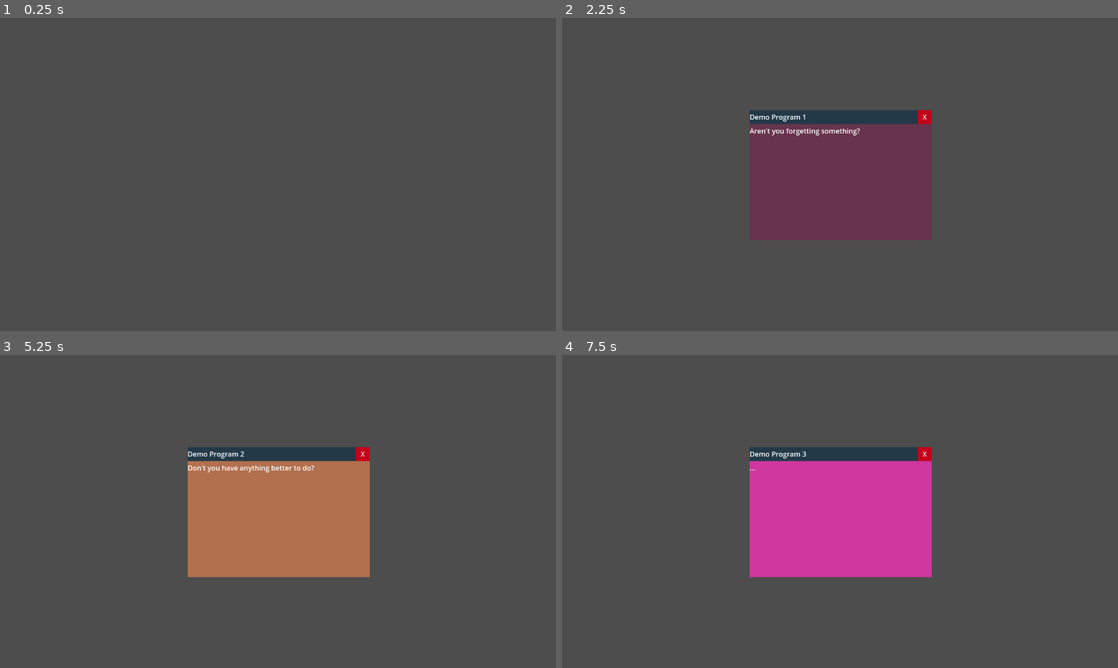
Above: before the commit, frames 1-4 (two rows, left to right).
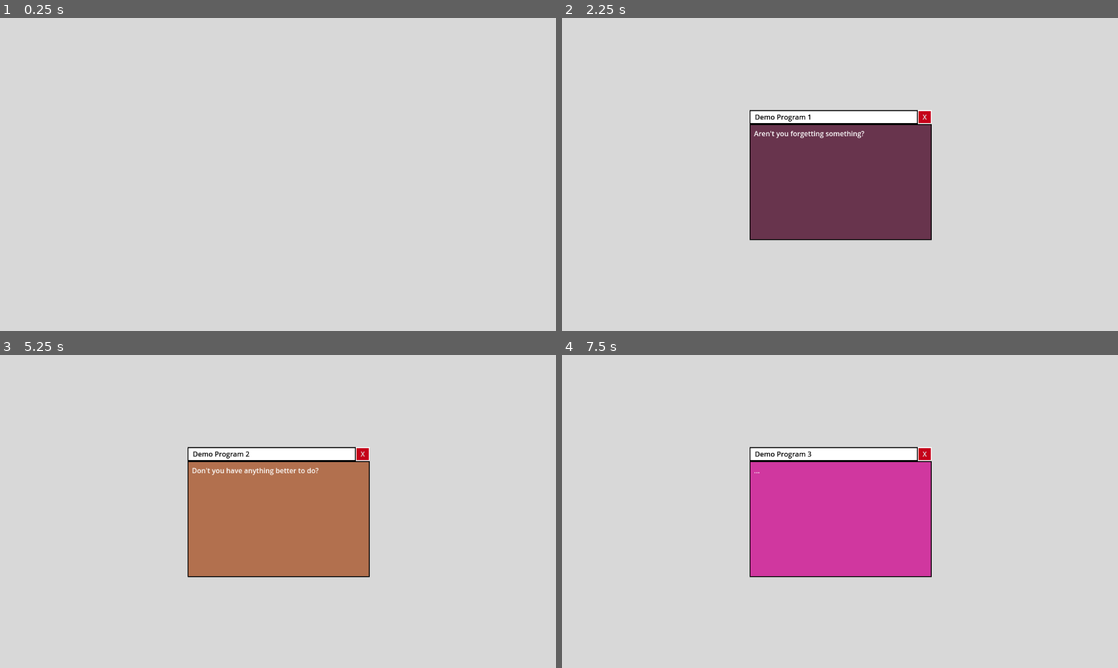
Above: after the commit, the same moments.

Repository: MunnChai/GMTKGameJam2025
Game: Godot game, scene res://desktop/desktop.tscn
Same seed, same stepped clock (60 frames per second), same inputs: the game is played once before the commit and once after it. The project has no main scene, so this scene is started directly.
Inputs (mouse positions are in pixels of both pictures, inside the frame that each line leads up to):
- Up to frame 1 (0.25 s): no input
- Up to frame 2 (2.25 s): tap Enter at 0.5, 2 s; move the mouse to (962, 158) at 0.52 s; press the mouse at (962, 158) at 0.53 s; tap Space at 1.25 s; move the mouse to (728, 190) at 1.27 s; release the mouse at (728, 190) at 1.28 s; click (728, 190) at 1.35 s; move the mouse to (895, 105) at 2.02 s; hold Right mouse button (rmb) from 2.03 s (still down)
- Up to frame 3 (5.25 s): click (333, 442) at 2.3 s; release Right mouse button (rmb) at 2.75 s; click "X" at 2.75 s; tap Space at 3.5, 5 s; move the mouse to (250, 574) at 3.52 s; click (250, 574) at 3.6 s; tap Enter at 4.25 s; move the mouse to (444, 558) at 4.27 s; press the mouse at (444, 558) at 4.28 s; move the mouse to (111, 464) at 5.02 s; release the mouse at (111, 464) at 5.03 s; right-click (111, 464) at 5.1 s
- Up to frame 4 (7.5 s): click (673, 464) at 5.3 s; move the mouse to (867, 511) at 5.77 s; press the mouse at (867, 511) at 5.78 s; move the mouse to (756, 433) at 6.52 s; release the mouse at (756, 433) at 6.53 s; click (756, 433) at 6.6 s; move the mouse to (962, 495) at 7.27 s; hold Right mouse button (rmb) from 7.28 s (still down)

The runs differ from the first frame. In frame 1, 100% of the frame differs, in the area x 0-100%, y 0-100%; in frame 2, 88%; in frame 3, 88%; in frame 4, 88%.

Commit message:
Fix bugs, add close animation

Diff:
--- a/game/gmtkgamejam2025/desktop/desktop.gd
+++ b/game/gmtkgamejam2025/desktop/desktop.gd
@@ -62,6 +62,8 @@
 func open_window(window: DesktopWindow) -> bool:
 	if has_window(window):
 		return false ## Don't open the same window twice!
+	if window.is_closing:
+		return false ## Don't reopen a closing window!
 	windows.push_front(window) ## Open at the front
 	window.open_self()
 
@@ -75,6 +77,8 @@
 ## If it is not already open, opens it instead of bringing it forward
 ## Shifts every other window back
 func bring_to_front(window: DesktopWindow) -> void:
+	if window.is_closing:
+		return
 	if not has_window(window):
 		open_window(window) ## Not open, just open...
 		return
@@ -92,7 +96,7 @@
 ## Windows in front are unaffected
 ## Windows behind are shifted forward
 func close_window(window: DesktopWindow) -> void:
-	if not has_window(window):
+	if not has_window(window) or window.is_closing:
 		return
 	var index = get_index_of_window(window)
 	windows.erase(window)
@@ -132,12 +136,14 @@
 func _shift_windows_back(front_index: int = 0) -> void:
 	## Push every other window back, after the front index
 	for i in range(front_index + 1, windows.size()):
-		windows[i].shift_self_back(i)
+		if not windows[i].is_closing:
+			windows[i].shift_self_back(i)
 
 ## Shifts every window behind the front window forward, by updating with new index
 func _shift_windows_forward(front_index: int = 0) -> void:
 	## Push every other window back, after the front index
 	for i in range(front_index + 1, windows.size()):
-		windows[i].shift_self_forward(i)
+		if not windows[i].is_closing:
+			windows[i].shift_self_forward(i)
 
 #endregion
--- a/game/gmtkgamejam2025/desktop/desktop.tscn
+++ b/game/gmtkgamejam2025/desktop/desktop.tscn
@@ -9,6 +9,21 @@
 &"hello_world": ExtResource("2_87qqj")
 })
 
+[node name="DesktopBg" type="ColorRect" parent="."]
+anchors_preset = 8
+anchor_left = 0.5
+anchor_top = 0.5
+anchor_right = 0.5
+anchor_bottom = 0.5
+offset_left = -2500.0
+offset_top = -2500.0
+offset_right = 2500.0
+offset_bottom = 2500.0
+grow_horizontal = 2
+grow_vertical = 2
+mouse_filter = 2
+color = Color(0.845329, 0.845329, 0.845329, 1)
+
 [node name="Camera2D" type="Camera2D" parent="."]
 
 [node name="Windows" type="Node2D" parent="."]
--- a/game/gmtkgamejam2025/desktop/window/desktop_window.gd
+++ b/game/gmtkgamejam2025/desktop/window/desktop_window.gd
@@ -34,6 +34,8 @@
 ## 0 being highest, larger numbers being further back
 var window_index := 0
 var is_active := false
+var is_closing := false
+var all_clear_for_queue_free := false
 
 var mouse_hovered := false # Hovered over anywhere on the window?
 var drag_hovered := false # Hovered over drag bar?
@@ -55,18 +57,26 @@
 	else:
 		print("WARNING! Creating a window without an initial window bar, is this intentional?")
 
-## @Abstract
+## @ABSTRACT
 ## Function called when a program window is "executed" via the desktop
 ## Override to supply your own startup behaviour
 func boot(args: Dictionary = {}) -> void:
 	pass
 
+## @ABSTRACT
+## Function called when a program window is marked for closing
+## Override to supply your own shutdown behaviour
+func close() -> void:
+	while not all_clear_for_queue_free:
+		await get_tree().process_frame
+	queue_free()
+
 func _process(delta: float) -> void:
 	position = MathUtil.decay(position, target_pos, 64.0, delta)
 	constrain_to_viewport()
 
 func _on_close_pressed() -> void:
-	if Desktop.is_instanced():
+	if Desktop.is_instanced() and not is_closing:
 		Desktop.instance.close_window(self)
 
 func _on_mouse_entered() -> void:
@@ -74,6 +84,7 @@
 func _on_mouse_exited() -> void:
 	mouse_hovered = false
 
+## When input is recieved for this window...
 func _input(event: InputEvent) -> void:
 	handle_drag_input(event)
 
@@ -87,6 +98,9 @@
 	drag_hovered = false
 
 func handle_drag_input(event: InputEvent) -> void:
+	if is_closing:
+		return
+
 	## DRAG LOGIC
 	if event.is_action_pressed(&"lmb") and drag_hovered:
 		is_dragging = true
@@ -177,9 +191,10 @@
 func close_self() -> void:
 	## CLOSE THIS WINDOW
 	is_active = false
-	closed.emit()
-
-	## TODO: Closing animation
-	queue_free()
+	is_closing = true
+	all_clear_for_queue_free = true
+	closed.emit() # NOTE: Some things from the signal may change all_clear_for_queue_free
+
+	close()
 
 #endregion
--- a/game/gmtkgamejam2025/desktop/window/juice_pivot/juice_pivot.gd
+++ b/game/gmtkgamejam2025/desktop/window/juice_pivot/juice_pivot.gd
@@ -38,7 +38,10 @@
 	#TweenUtil.pop_delta(%CentralPivot, Vector2(0.1, 0.1))
 	pass
 func _on_closed() -> void:
-	TweenUtil.pop_delta(self, Vector2(0.1, 0.1))
+	window.all_clear_for_queue_free = false
+	var tween := TweenUtil.scale_to(self, Vector2.ZERO, 0.15)
+	await tween.finished
+	window.all_clear_for_queue_free = true
 
 func _on_drag() -> void:
 	TweenUtil.scale_to(self, Vector2(1.05, 1.05), 0.1)
--- a/game/gmtkgamejam2025/desktop/window/test_window/test_window.gd
+++ b/game/gmtkgamejam2025/desktop/window/test_window/test_window.gd
@@ -18,8 +18,6 @@
 
 func _ready() -> void:
 	super._ready()
-
-
 
 ## @OVERRIDE
 func boot(args: Dictionary = {}) -> void:
--- a/game/gmtkgamejam2025/desktop/window/test_window/test_window.tscn
+++ b/game/gmtkgamejam2025/desktop/window/test_window/test_window.tscn
@@ -5,18 +5,23 @@
 [ext_resource type="PackedScene" uid="uid://bx3qmlit7do7s" path="res://desktop/window/window_bar/window_bar.tscn" id="2_y4nv2"]
 
 [sub_resource type="StyleBoxFlat" id="StyleBoxFlat_cxhuy"]
-bg_color = Color(0, 0, 0, 1)
+bg_color = Color(0.321728, 0.321728, 0.321728, 1)
+border_width_left = 2
+border_width_top = 2
+border_width_right = 2
+border_width_bottom = 2
+border_color = Color(0, 0, 0, 1)
 
 [node name="TestWindow" type="ReferenceRect" node_paths=PackedStringArray("window_bar")]
 offset_right = 419.0
 offset_bottom = 299.0
 script = ExtResource("1_cxhuy")
-window_bar = NodePath("JuicePivot/BgPanelContainer/VerticalSplit/WindowBar")
+window_bar = NodePath("JuicePivot/MainPanel/VerticalSplit/WindowBar")
 
 [node name="JuicePivot" parent="." instance=ExtResource("2_712ap")]
 layout_mode = 1
 
-[node name="BgPanelContainer" type="PanelContainer" parent="JuicePivot"]
+[node name="MainPanel" type="PanelContainer" parent="JuicePivot"]
 unique_name_in_owner = true
 layout_mode = 0
 offset_left = -209.5
@@ -24,24 +29,31 @@
 offset_right = 209.5
 offset_bottom = 149.5
 mouse_filter = 1
-theme_override_styles/panel = SubResource("StyleBoxFlat_cxhuy")
 
-[node name="VerticalSplit" type="VBoxContainer" parent="JuicePivot/BgPanelContainer"]
+[node name="VerticalSplit" type="VBoxContainer" parent="JuicePivot/MainPanel"]
 layout_mode = 2
+theme_override_constants/separation = 0
 
-[node name="WindowBar" parent="JuicePivot/BgPanelContainer/VerticalSplit" instance=ExtResource("2_y4nv2")]
+[node name="WindowBar" parent="JuicePivot/MainPanel/VerticalSplit" instance=ExtResource("2_y4nv2")]
 unique_name_in_owner = true
 layout_mode = 2
 
-[node name="WindowContent" type="MarginContainer" parent="JuicePivot/BgPanelContainer/VerticalSplit"]
+[node name="BgPanelContainer" type="PanelContainer" parent="JuicePivot/MainPanel/VerticalSplit"]
+unique_name_in_owner = true
 layout_mode = 2
 size_flags_vertical = 3
-theme_override_constants/margin_left = 0
-theme_override_constants/margin_top = 0
-theme_override_constants/margin_right = 0
-theme_override_constants/margin_bottom = 0
+mouse_filter = 1
+theme_override_styles/panel = SubResource("StyleBoxFlat_cxhuy")
 
-[node name="RichTextLabel" type="RichTextLabel" parent="JuicePivot/BgPanelContainer/VerticalSplit/WindowContent"]
+[node name="WindowContent" type="MarginContainer" parent="JuicePivot/MainPanel/VerticalSplit/BgPanelContainer"]
+layout_mode = 2
+size_flags_vertical = 3
+theme_override_constants/margin_left = 8
+theme_override_constants/margin_top = 8
+theme_override_constants/margin_right = 8
+theme_override_constants/margin_bottom = 8
+
+[node name="RichTextLabel" type="RichTextLabel" parent="JuicePivot/MainPanel/VerticalSplit/BgPanelContainer/WindowContent"]
 unique_name_in_owner = true
 layout_mode = 2
 mouse_filter = 1
--- a/game/gmtkgamejam2025/desktop/window/window_bar/window_bar.tscn
+++ b/game/gmtkgamejam2025/desktop/window/window_bar/window_bar.tscn
@@ -3,10 +3,20 @@
 [ext_resource type="Script" uid="uid://b28pgvdrq41qq" path="res://desktop/window/window_bar/window_bar.gd" id="1_n33ip"]
 
 [sub_resource type="StyleBoxFlat" id="StyleBoxFlat_n33ip"]
-bg_color = Color(0.139198, 0.223356, 0.283347, 1)
+bg_color = Color(1, 1, 1, 1)
+border_width_left = 2
+border_width_top = 2
+border_width_right = 2
+border_width_bottom = 2
+border_color = Color(0, 0, 0, 1)
 
 [sub_resource type="StyleBoxFlat" id="StyleBoxFlat_lgj8h"]
 bg_color = Color(0.771577, 0, 0.0993248, 1)
+border_width_left = 2
+border_width_top = 2
+border_width_right = 2
+border_width_bottom = 2
+border_color = Color(1, 1, 1, 1)
 
 [node name="WindowBar" type="MarginContainer"]
 offset_right = 512.0
@@ -29,10 +39,15 @@
 mouse_default_cursor_shape = 2
 theme_override_styles/panel = SubResource("StyleBoxFlat_n33ip")
 
-[node name="WindowTitle" type="RichTextLabel" parent="HBoxContainer/DragBar"]
+[node name="MarginContainer" type="MarginContainer" parent="HBoxContainer/DragBar"]
+layout_mode = 2
+theme_override_constants/margin_left = 10
+
+[node name="WindowTitle" type="RichTextLabel" parent="HBoxContainer/DragBar/MarginContainer"]
 unique_name_in_owner = true
 layout_mode = 2
 mouse_filter = 2
+theme_override_colors/default_color = Color(0, 0, 0, 1)
 text = "human, i remember you're compter pogram"
 fit_content = true
 vertical_alignment = 1
